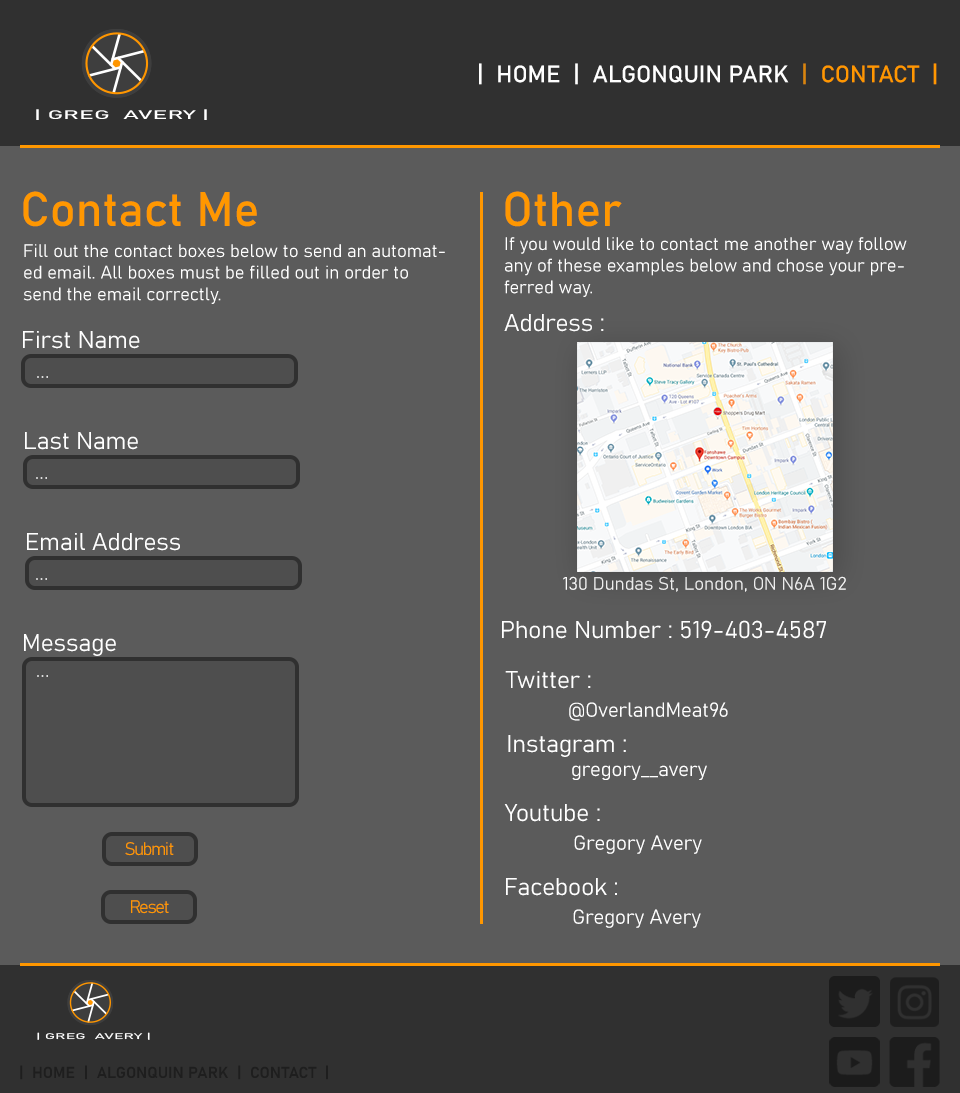
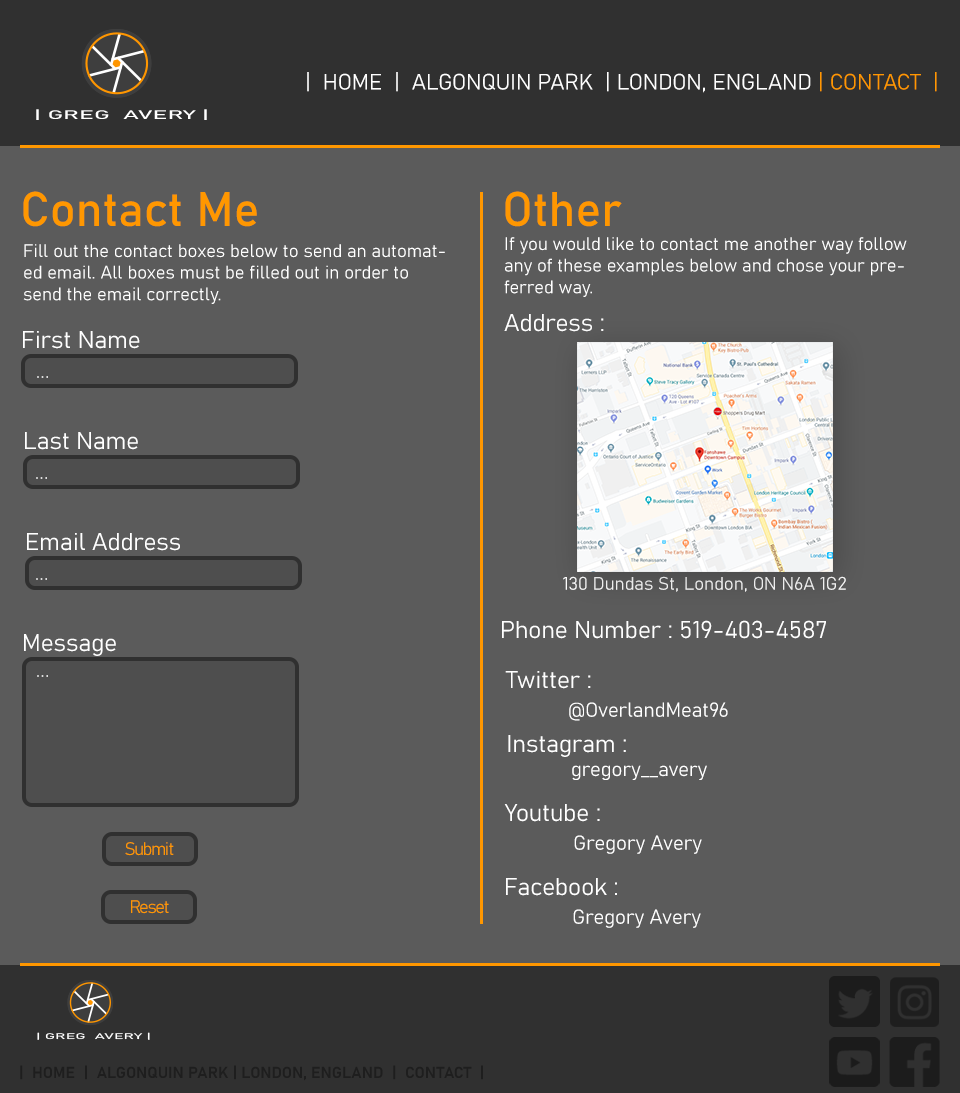
Layered file, before and after one edit (w=960, h=1093). Changes by layer:
added layer "| HOME | ALGONQUIN PARK | LONDON, ENGLAND | CONTACT |" (1st of 2) above "header" over [307, 72, 937, 93]
removed layer "| HOME | ALGONQUIN PARK | CONTACT |" (1st of 2, in "header") from group "header" over [479, 63, 937, 85]
renamed "| HOME | ALGONQUIN PARK | CONTACT |" to "| HOME | ALGONQUIN PARK | LONDON, ENGLAND | CONTACT |", painted on it over [234, 1065, 483, 1081]
